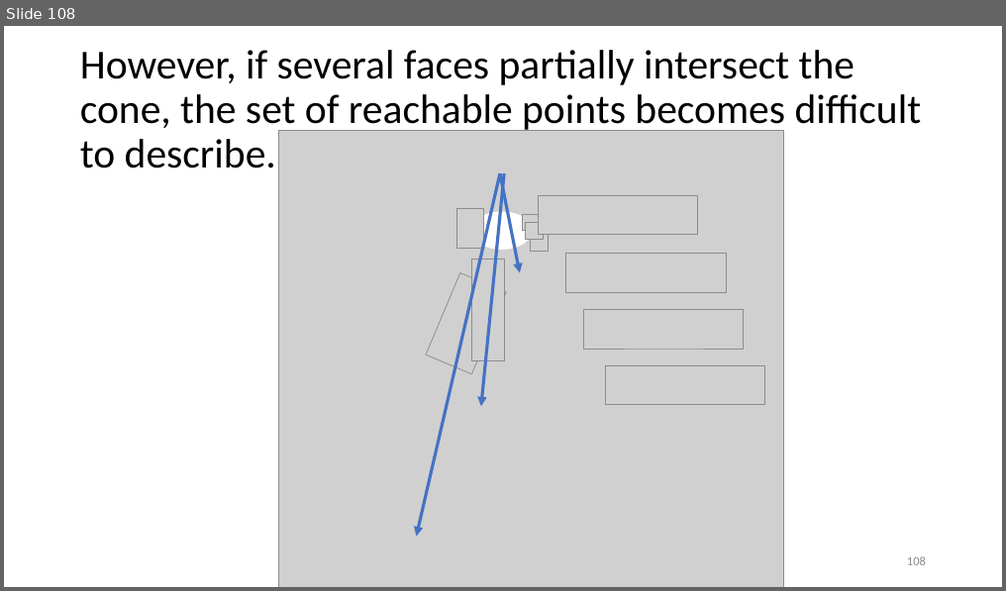
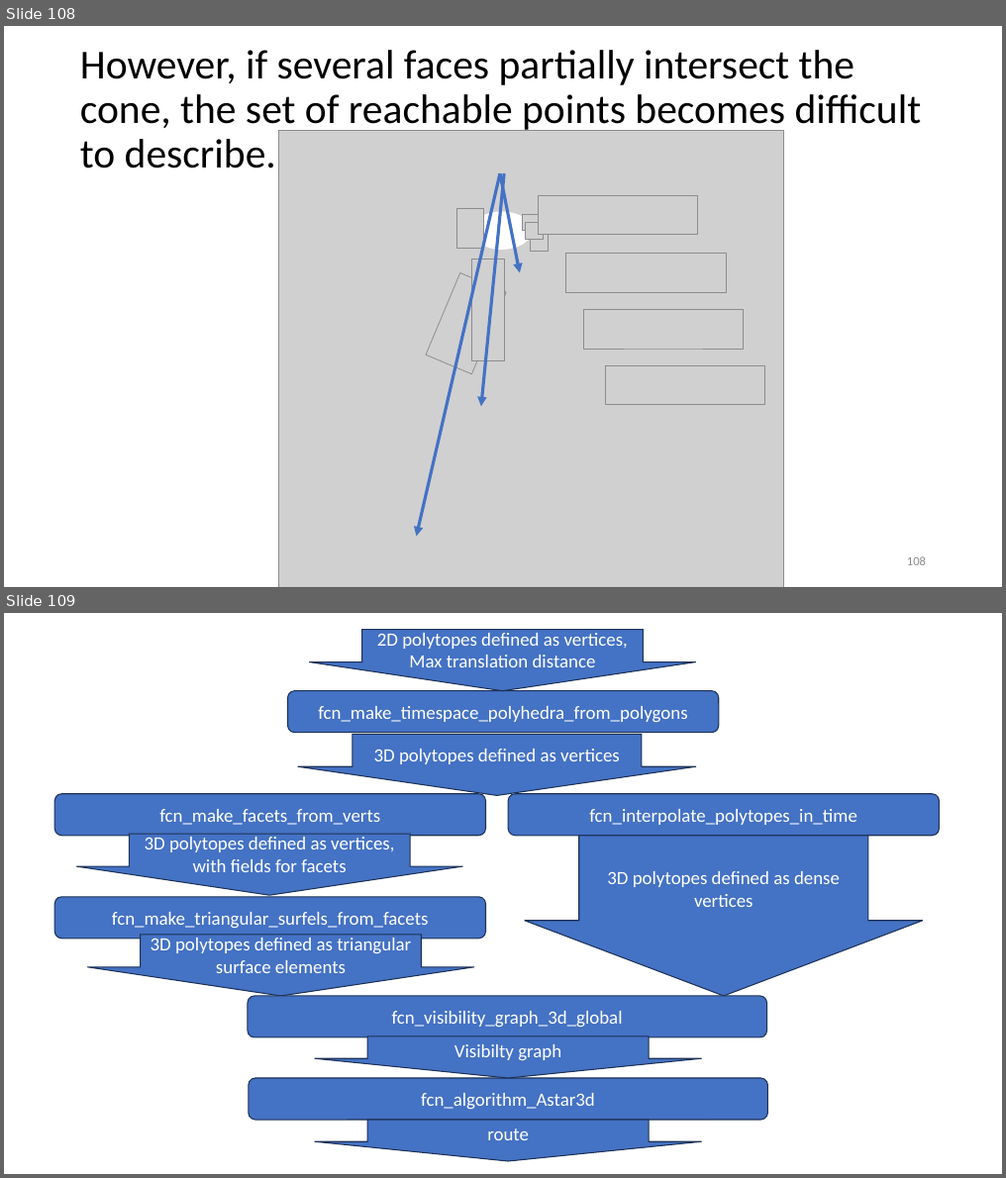
Before and after one commit to ivsg-psu/PathPlanning_GridFreePathPlanners_BoundedAStar, a slide deck: Documentation/3D_planning.pptx. Shown one above the other, each under a label of ours: slide 108 before the commit, slides 108 and 109 after it. The pictures are 1006x591 and 1006x1178 pixels, drawn with LibreOffice and Linux fonts; fonts in the diff are those of the drawing; grey boxes stand for pictures. Boxes give left, top, right and bottom in pixels: in the first picture for what was removed or moved away, otherwise in the second. Text is boxed around its words. In the diff, an @@ line names an element or a change of style, - is before the commit and + after.

Commit message:
new figs for readme, docstrings, new figs in slide deck

```diff
--- a/Documentation/3D_planning.pptx
+++ b/Documentation/3D_planning.pptx
@@ slide 109 added at (4, 613, 1002, 1174), background #FFFFFF @@
@@ group added at (54, 630, 940, 1161): 7 down arrows, 6 rounded rectangles @@
+fcn_make_timespace_polyhedra_from_polygons
+2D polytopes defined as vertices,
+Max translation distance
+3D polytopes defined as vertices
+fcn_make_facets_from_verts
+3D polytopes defined as vertices, with fields for facets
+fcn_make_triangular_surfels_from_facets
+3D polytopes defined as triangular surface elements
+fcn_interpolate_polytopes_in_time
+3D polytopes defined as dense vertices
+fcn_visibility_graph_3d_global
+fcn_algorithm_Astar3d
+route
+Visibilty graph
```
Also in this commit, not shown: 9 other files.
